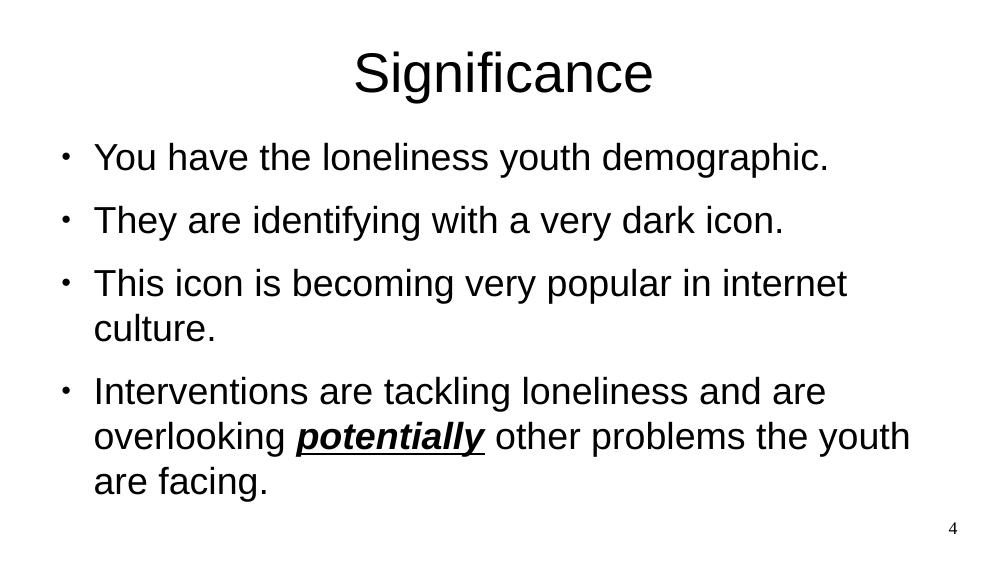
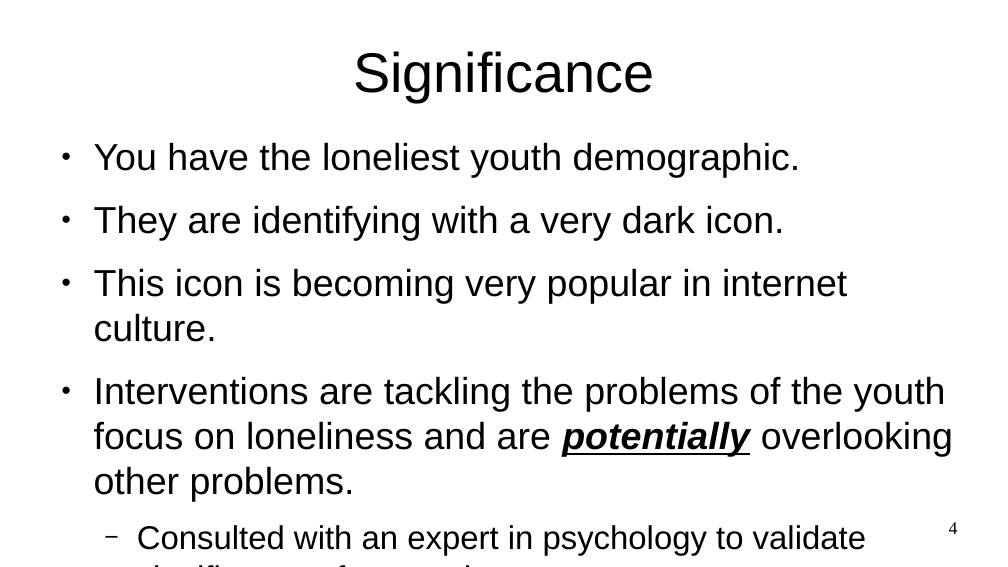
Before and after one commit to aliraeisdanaei/Doomer_Analysis, a slide deck: slide 4 of Presentations/Report.odp. Drawn at 1008x567 pixels with LibreOffice and Linux fonts; fonts in the diff are those of the drawing. Boxes give left, top, right and bottom in pixels: in the first picture for what was removed or moved away, otherwise in the second. Text is boxed around its words. In the diff, an @@ line names an element or a change of style, - is before the commit and + after.

```diff
--- a/Presentations/Report.odp
+++ b/Presentations/Report.odp
@@ text at [94, 142, 801, 177]: text changed @@
-● You have the loneliness youth demographic.
+● You have the loneliest youth demographic.
@@ text at [94, 376, 953, 556]: text changed @@
-● Interventions are tackling loneliness and are overlooking potentially other problems the youth are facing.
+● Interventions are tackling the problems of the youth focus on loneliness and are potentially overlooking other problems.
+  − Consulted with an expert in psychology to validate significance of research
```
Also in this commit, not shown: 7 other slides changed, 2 slides added, 1 slide removed, 2 other files.
